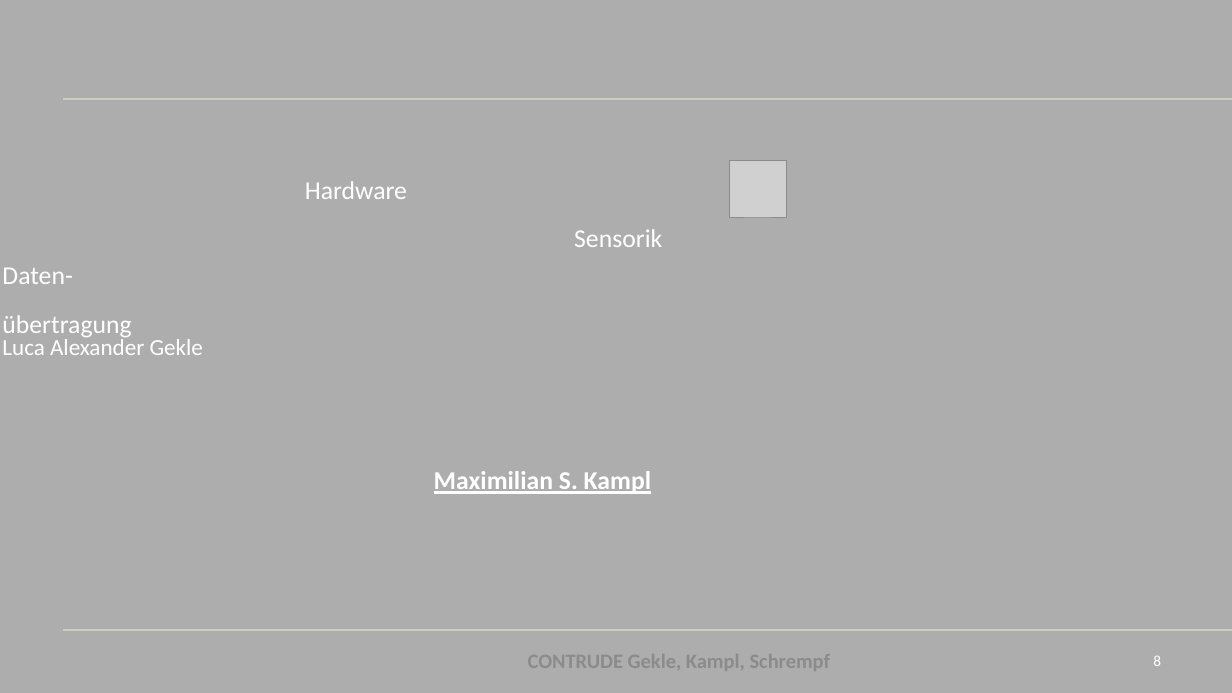
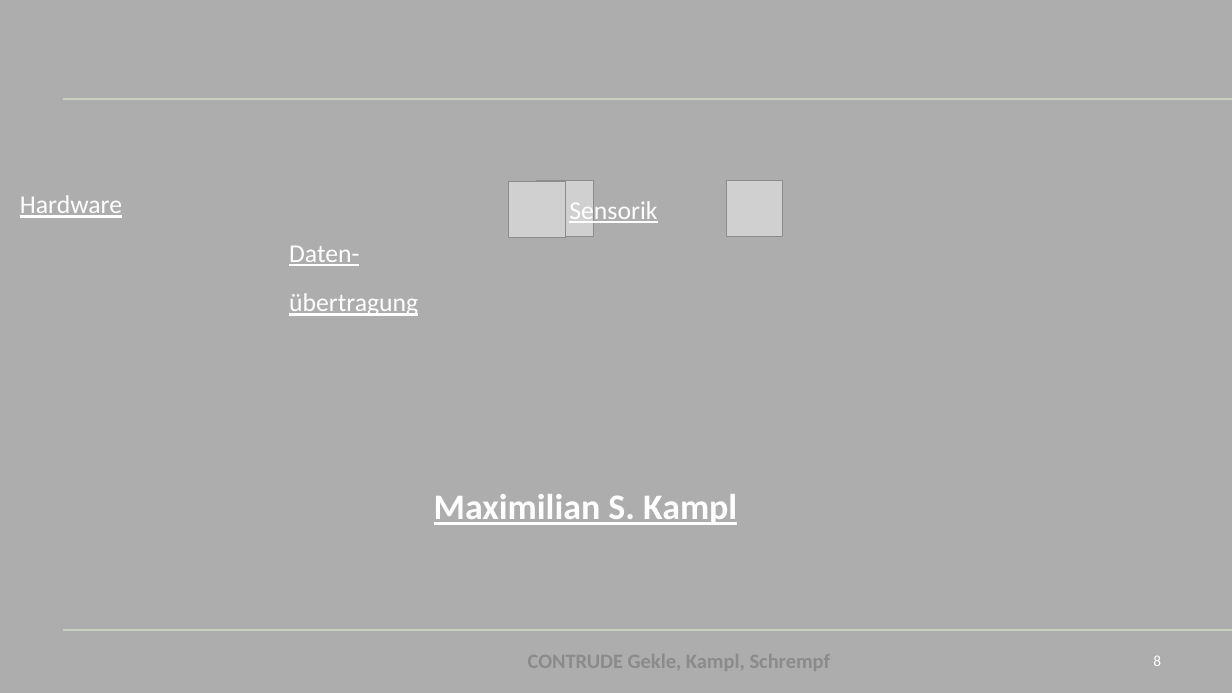
Before and after one commit to bitsneak/Contrude, a slide deck: slide 8 of Diplomarbeit/doc/Presentations/DA-Präsentation2024_Zweitpräsentation.pptx. Drawn at 1232x693 pixels with LibreOffice and Linux fonts; fonts in the diff are those of the drawing; grey boxes stand for pictures; background and template pictures are left out; a plain dark background stands for a picture behind light text. Boxes give left, top, right and bottom in pixels: in the first picture for what was removed or moved away, otherwise in the second. Text is boxed around its words. In the diff, an @@ line names an element or a change of style, - is before the commit and + after.

```diff
--- a/Diplomarbeit/doc/Presentations/DA-Präsentation2024_Zweitpräsentation.pptx
+++ b/Diplomarbeit/doc/Presentations/DA-Präsentation2024_Zweitpräsentation.pptx
@@ underline on in 3 elements at bbox=[569, 198, 657, 225], bbox=[289, 246, 418, 316], bbox=[20, 195, 122, 218] @@
@@ text "Hardware": place and size @@
-text "Hardware" at bbox=[305, 181, 407, 199]
+text "Hardware" at bbox=[20, 195, 122, 218]
@@ picture added at bbox=[508, 181, 565, 238] @@
@@ picture: place and size @@
-picture at bbox=[730, 161, 787, 217]
+picture at bbox=[537, 180, 593, 237]
@@ text "Sensorik": place and size @@
-text "Sensorik" at bbox=[574, 229, 662, 247]
+text "Sensorik" at bbox=[569, 198, 657, 225]
@@ picture added at bbox=[726, 180, 783, 237] @@
@@ text "Daten-": place and size @@
-text "Daten-" at bbox=[2, 268, 131, 337]
+text "Daten-" at bbox=[289, 246, 418, 316]
@@ text in rectangle at bbox=[2, 336, 203, 355]: text removed @@
-Luca Alexander Gekle
@@ text "Maximilian S. Kampl": place and size @@
-text "Maximilian S. Kampl" at bbox=[434, 471, 651, 494]
+text "Maximilian S. Kampl" at bbox=[434, 494, 737, 525]
@@ text "Maximilian S. Kampl" at bbox=[434, 494, 737, 525]: size 20 to 28 pt @@
```
Also in this commit, not shown: 8 other slides changed, 1 slide added, 1 slide removed, 1 other file.
